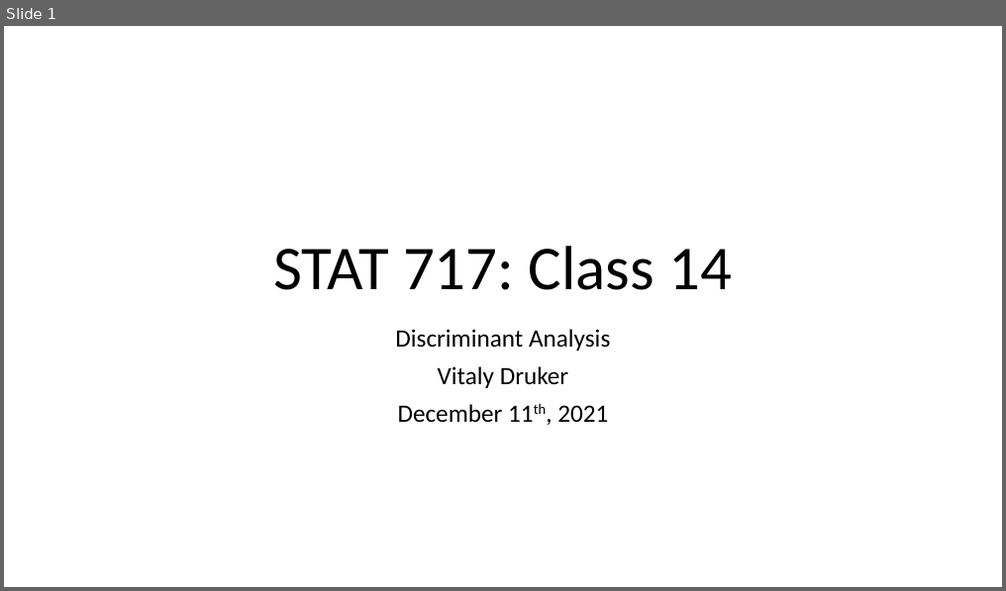
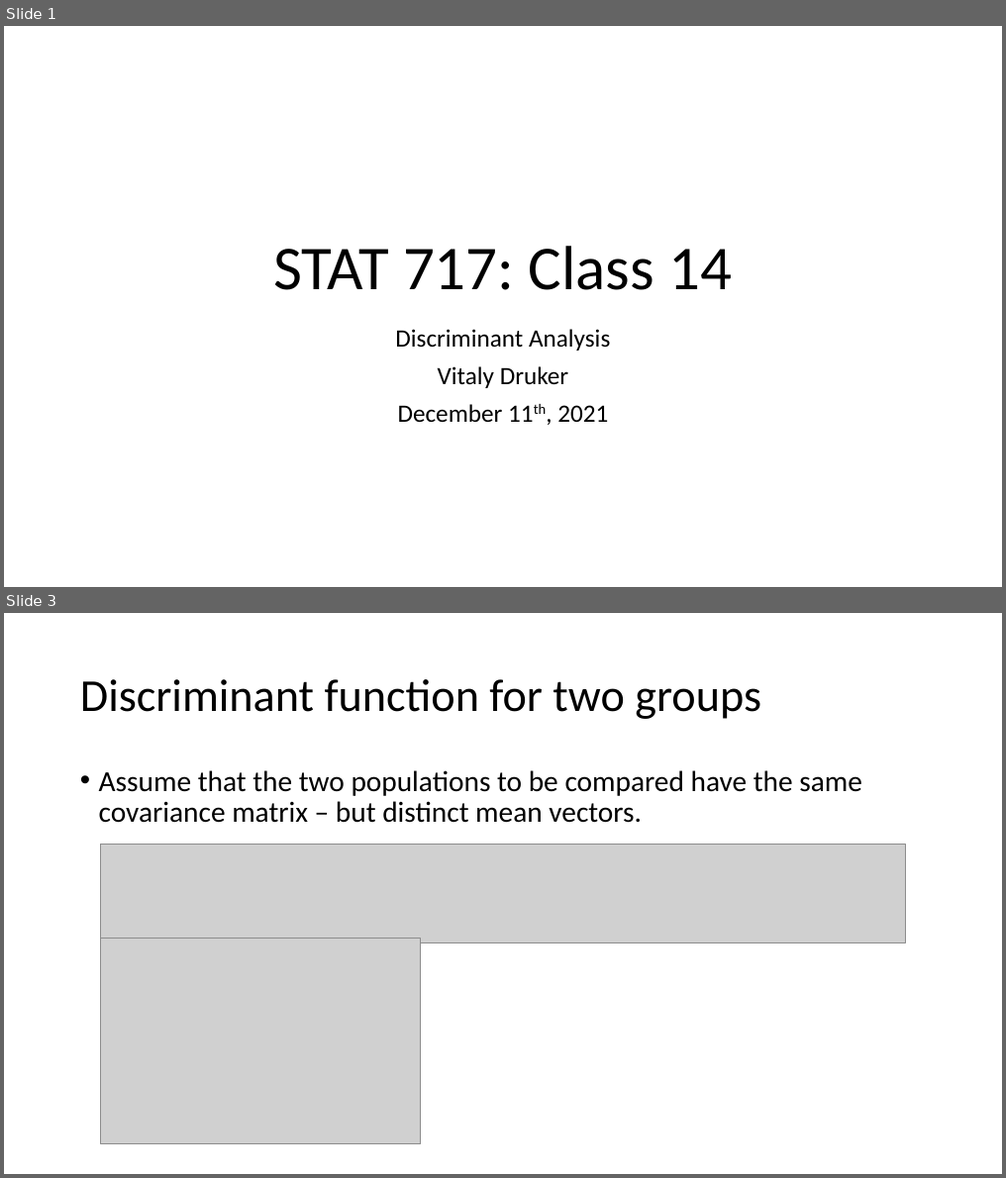
Before and after one commit to hunter-stats/stat717-class-materials, a slide deck: Class 14 Discriminant Analysis.pptx. Shown one above the other, each under a label of ours: slide 1 before the commit, slides 1 and 3 after it; the slides between them are not shown. The pictures are 1006x591 and 1006x1178 pixels, drawn with LibreOffice and Linux fonts; fonts in the diff are those of the drawing; grey boxes stand for pictures. Boxes give left, top, right and bottom in pixels: in the first picture for what was removed or moved away, otherwise in the second. Text is boxed around its words. In the diff, an @@ line names an element or a change of style, - is before the commit and + after.

Commit message:
finished discrim

```diff
--- a/Class 14 Discriminant Analysis.pptx
+++ b/Class 14 Discriminant Analysis.pptx
@@ slide 3 added at (4,613,1002,1174), background #FFFFFF @@
@@ title added at (80,679,761,719), 44 pt, text #000000 @@
+Discriminant function for two groups
@@ text added at (99,770,862,823), 28 pt, text #000000 @@
+• Assume that the two populations to be compared have the same covariance matrix – but distinct mean vectors.
@@ picture added at (101,845,905,943) @@
@@ picture added at (101,938,421,1145) @@
```
Also in this commit, not shown: 9 other slides added, 21 slides removed, 3 other files.
